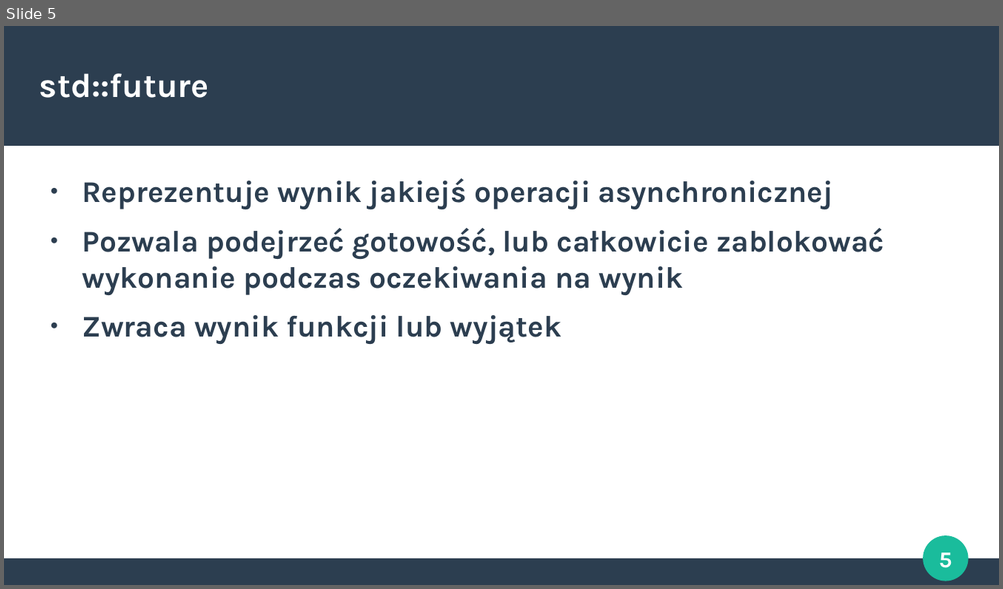
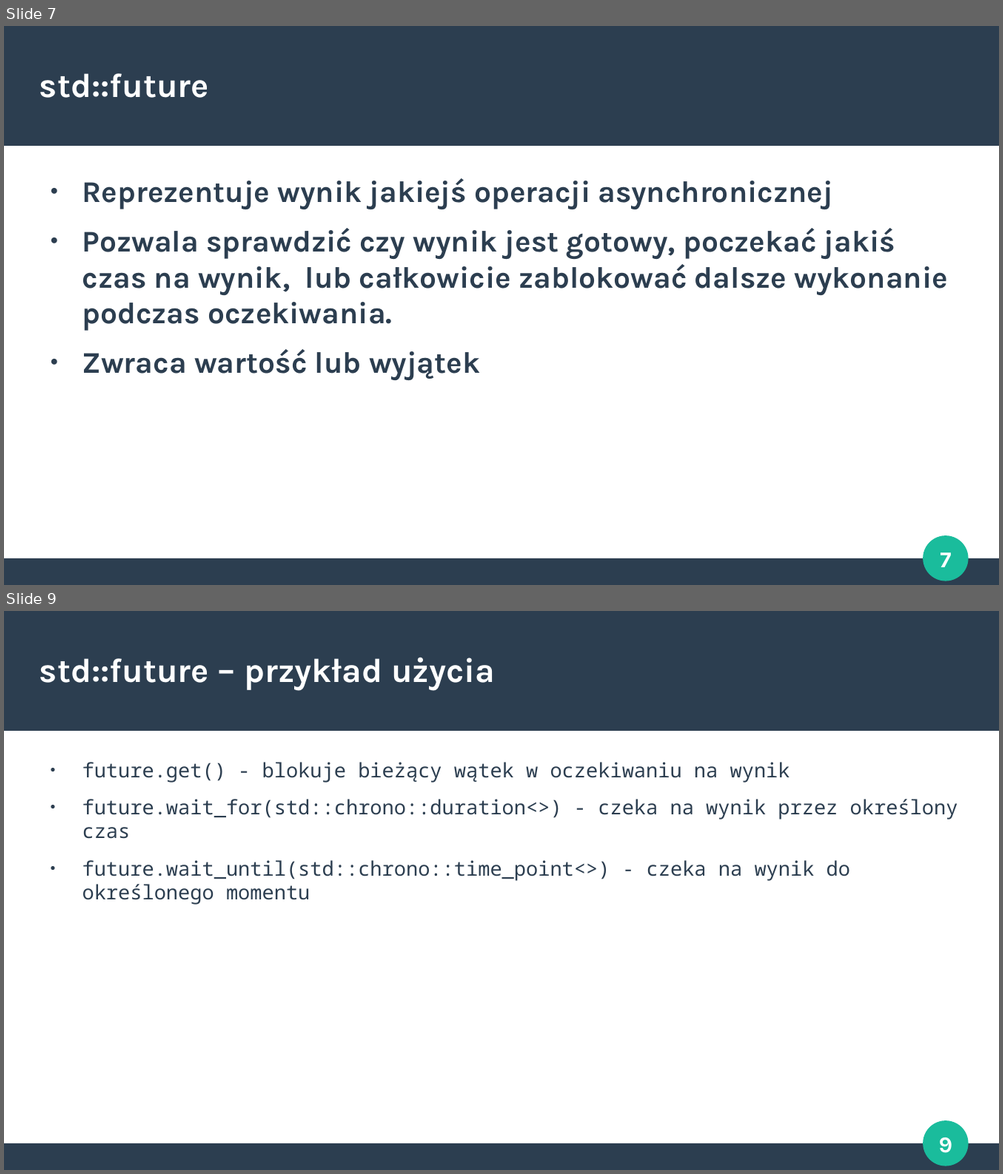
Before and after one commit to Crustacean1/Nitkowce, a slide deck: Prezka/Threads.odp. Shown one above the other, each under a label of ours: slide 5 before the commit, slides 7 and 9 after it; the slides between them are not shown. The pictures are 1003x589 and 1003x1174 pixels, drawn with LibreOffice and Linux fonts; fonts in the diff are those of the drawing. Boxes give left, top, right and bottom in pixels: in the first picture for what was removed or moved away, otherwise in the second. Text is boxed around its words. In the diff, an @@ line names an element or a change of style, - is before the commit and + after.

```diff
--- a/Prezka/Threads.odp
+++ b/Prezka/Threads.odp
@@ slide 9 added at (x1=4, y1=611, x2=999, y2=1170), background #FFFFFF; not listed: 4 template elements that a slide beside it also shows @@
@@ title added at (x1=40, y1=657, x2=495, y2=690), 27 pt, text #FFFFFF, bold @@
+std::future – przykład użycia
@@ text added at (x1=82, y1=762, x2=958, y2=905), 16 pt, text #2C3E50 @@
+● future.get() - blokuje bieżący wątek w oczekiwaniu na wynik
+● future.wait_for(std::chrono::duration<>) - czeka na wynik przez określony czas
+● future.wait_until(std::chrono::time_point<>) - czeka na wynik do określonego momentu
@@ what was slide 5 is now slide 7 @@
@@ slide 7 changed as well @@
@@ text at (x1=82, y1=228, x2=948, y2=380): text changed @@
-● Pozwala podejrzeć gotowość, lub całkowicie zablokować wykonanie podczas oczekiwania na wynik
-● Zwraca wynik funkcji lub wyjątek
+● Pozwala sprawdzić czy wynik jest gotowy, poczekać jakiś czas na wynik, lub całkowicie zablokować dalsze wykonanie podczas oczekiwania.
+● Zwraca wartość lub wyjątek
@@ page number at (x1=939, y1=553, x2=950, y2=568): text changed @@
-5
+7
```
Also in this commit, not shown: 4 other slides changed, 8 other slides added, 3 slides removed.
